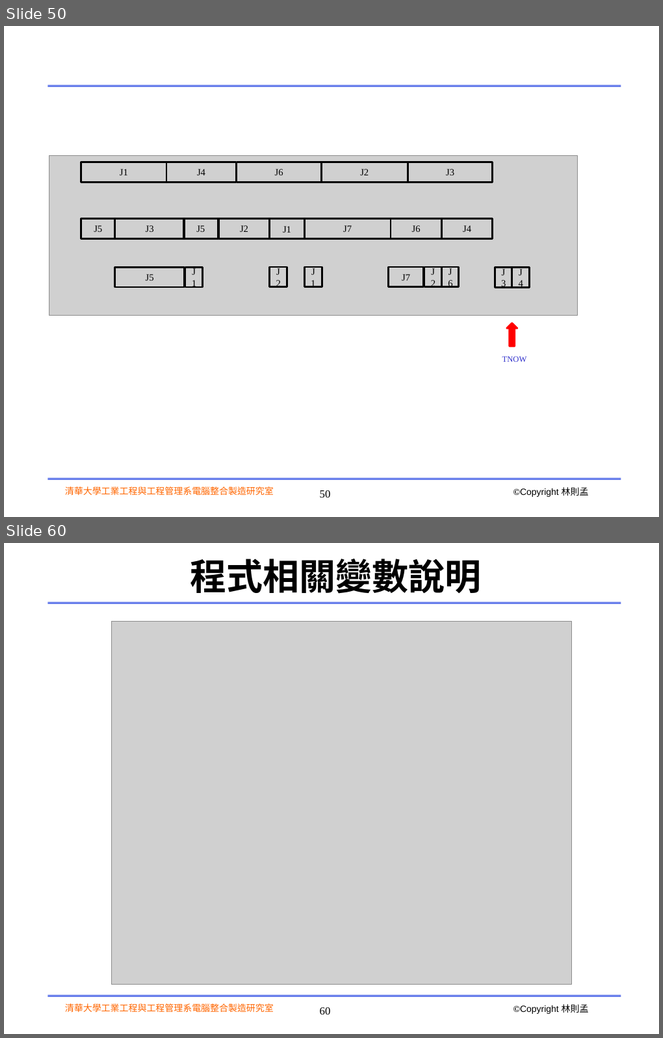
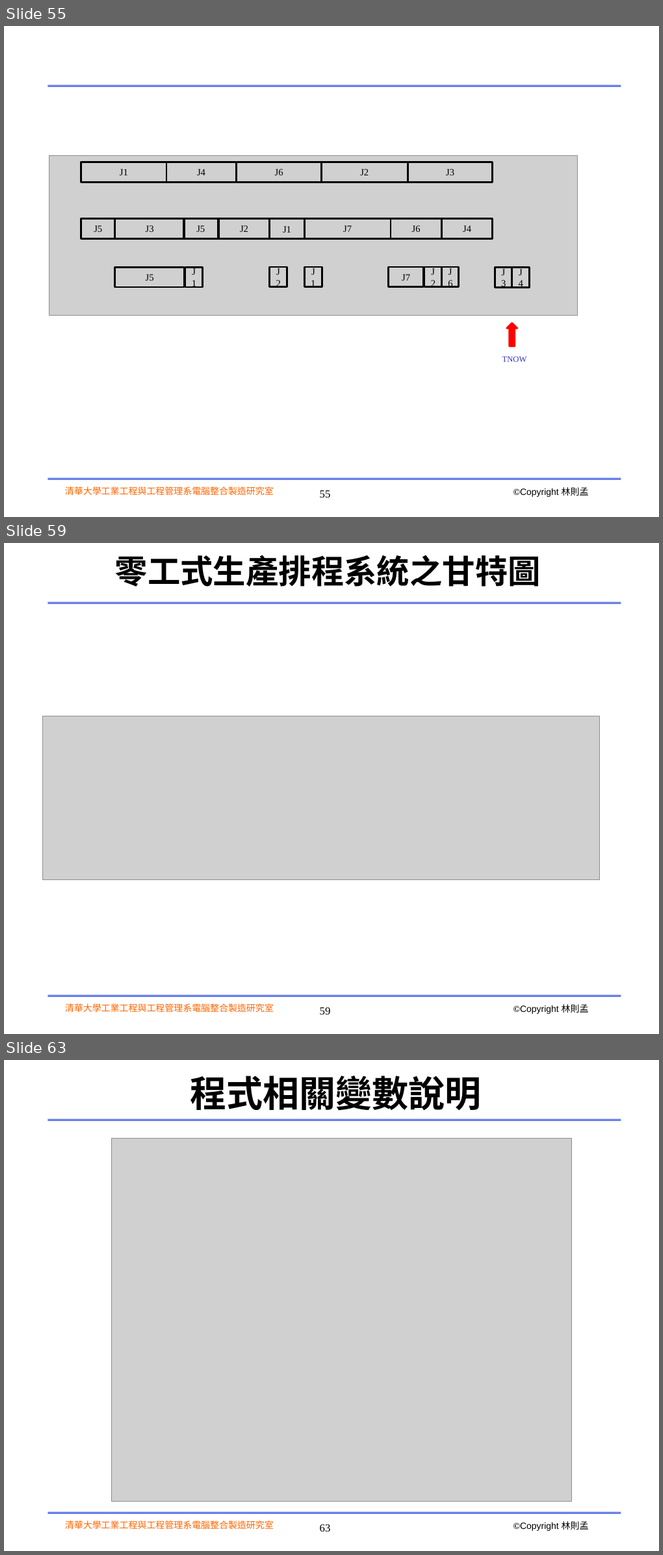
Before and after one commit to colinlee0924/ppc_ws, a slide deck: ppt/2020_DES_with_python.pptx. Shown one above the other, each under a label of ours: slides 50 and 60 before the commit, slides 55, 59 and 63 after it; the slides between them are not shown. The pictures are 663x1038 and 663x1555 pixels, drawn with LibreOffice and Linux fonts; fonts in the diff are those of the drawing; grey boxes stand for pictures; background and template pictures are left out. Boxes give left, top, right and bottom in pixels: in the first picture for what was removed or moved away, otherwise in the second. Text is boxed around its words. In the diff, an @@ line names an element or a change of style, - is before the commit and + after.

```diff
--- a/ppt/2020_DES_with_python.pptx
+++ b/ppt/2020_DES_with_python.pptx
@@ slide 59 added at (x1=4, y1=543, x2=659, y2=1034), background #FFFFFF; not listed: 5 template elements that a slide beside it also shows @@
@@ title added at (x1=115, y1=555, x2=541, y2=587), 36 pt, text #000000, bold @@
+零工式生產排程系統之甘特圖
@@ picture added at (x1=42, y1=717, x2=599, y2=880) @@
@@ what was slide 50 is now slide 55 @@
@@ page number at (x1=320, y1=491, x2=331, y2=498): text changed @@
-50
+55
@@ what was slide 60 is now slide 63 @@
@@ page number at (x1=320, y1=1525, x2=331, y2=1532): text changed @@
-60
+63
```
Also in this commit, not shown: 4 slides changed, 8 other slides added, 6 slides removed, 4 other files.
